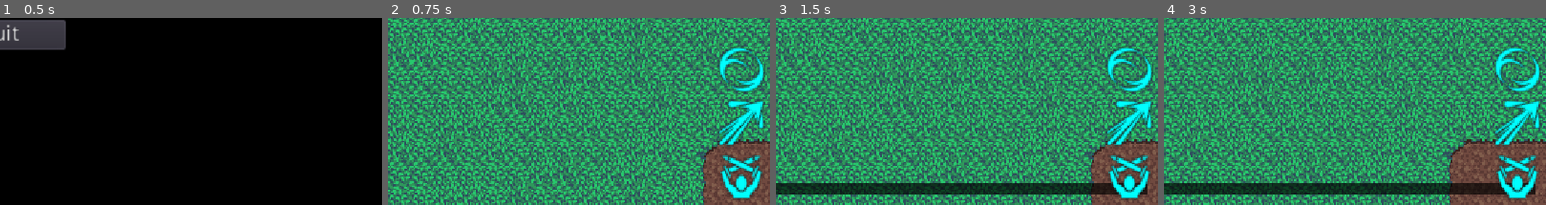
Above: before the commit, frames 1-4 (left to right).
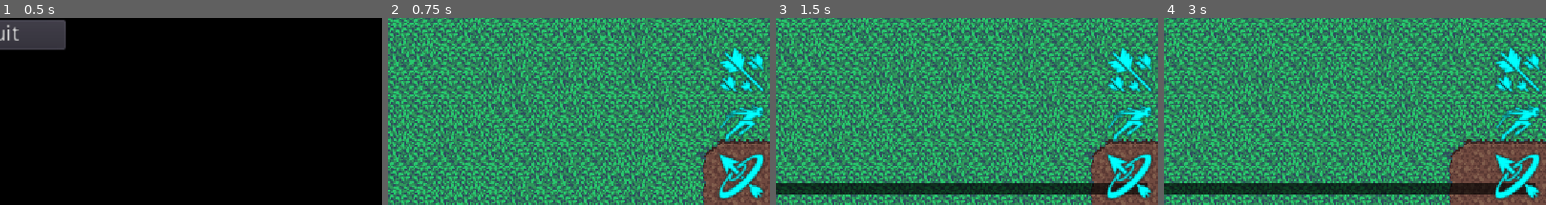
Above: after the commit, the same moments.

Repository: nisovin/Moonshot
Game: Godot game, scene res://bootstrap/Bootstrap.tscn
Same seed, same stepped clock (60 frames per second), same inputs: the game is played once before the commit and once after it.
Inputs (mouse positions are % of the whole screen's width and height, from its top left):
- Up to frame 1 (0.5 s): no input
- Up to frame 2 (0.75 s): click "Singleplayer" at 0.5 s
- Up to frame 3 (1.5 s): tap Enter at 1.25 s; move the mouse to (72, 37) at 1.27 s; press the mouse at (72, 37) at 1.28 s; hold D (right) from 1.28 s (still down)
- Up to frame 4 (3 s): right-click (72, 37) at 1.55 s; tap Space at 2 s; move the mouse to (30, 48) at 2.02 s; release D (right) at 2.03 s; release the mouse at (30, 48) at 2.03 s; hold S (down) 2.03-2.78 s; right-click (30, 48) at 2.1 s; click (30, 48) at 2.17 s; tap T (chat) at 2.3 s; tap Enter at 2.75 s; move the mouse to (60, 18) at 2.77 s; hold D (right) from 2.78 s (still down); hold T (chat) from 2.78 s (still down); click (60, 18) at 2.92 s
The pictures show only the part of the screen within x 50-100%, y 50-100%; the shares and areas given below are measured in that part.

Frame 1 is identical in both runs. In frame 2, 5.5% of the frame differs, in the area x 86-99%, y 15-98%; in frame 3, 5.5%; in frame 4, 5.6%.

Commit message:
Archer started

Diff:
--- a/src/MovementSmoother.gd
+++ b/src/MovementSmoother.gd
@@ -4,6 +4,7 @@
 export(float) var smooth_time = 0.1
 
 var enabled = false
+var paused = false
 var follow = null
 var discrep = Vector2.ZERO
 var w = 0
@@ -35,6 +36,7 @@
 		discrep = Vector2.ZERO
 
 func _process(delta):
+	if not enabled or paused: return
 	var target_pos = follow.global_position
 	var new_discrep = target_pos - global_position
 	if new_discrep.is_equal_approx(Vector2.ZERO):
--- a/src/enemies/Enemy.gd
+++ b/src/enemies/Enemy.gd
@@ -11,6 +11,7 @@
 onready var neighbors = $Neighbors
 onready var visual = $Visual
 onready var visual_anim = $Visual/AnimationPlayer
+onready var stun_particles = $Visual/StunParticles
 
 func load_data(data):
 	for field in SERIALIZE_FIELDS:
@@ -34,6 +35,10 @@
 	position = pos
 	velocity = vel
 	move_duration = dur
+	visual.paused = vel == Vector2.ZERO
+	if not dead:
+		stun_particles.emitting = vel == Vector2.ZERO
+		stun_particles.visible = stun_particles.emitting
 
 func hit(data):
 	if controller.hit(data):
@@ -45,13 +50,11 @@
 
 func apply_local_knockback(vel, dur):
 	if dead: return
-	velocity = vel
-	move_duration = dur
+	set_movement(vel, position, dur)
 
 func apply_local_stun(dur):
 	if dead: return
-	velocity = Vector2.ZERO
-	move_duration = dur
+	set_movement(Vector2.ZERO, position, dur)
 
 func _physics_process(delta):
 	if velocity == Vector2.ZERO: return
@@ -71,6 +74,8 @@
 remotesync func die():
 	dead = true
 	$CollisionShape2D.disabled = true
+	stun_particles.emitting = false
+	stun_particles.visible = false
 	visual_anim.play("die")
 	yield(get_tree().create_timer(2.1), "timeout")
 	delete()
--- a/src/enemies/Enemy.tscn
+++ b/src/enemies/Enemy.tscn
@@ -10,6 +10,19 @@
 
 [sub_resource type="RectangleShape2D" id=2]
 extents = Vector2( 50, 50 )
+
+[sub_resource type="ParticlesMaterial" id=7]
+emission_shape = 2
+emission_box_extents = Vector3( 5, 5, 1 )
+flag_disable_z = true
+direction = Vector3( 0, -1, 0 )
+spread = 0.0
+gravity = Vector3( 0, 0, 0 )
+initial_velocity = 20.0
+orbit_velocity = 0.0
+orbit_velocity_random = 0.0
+scale = 1.5
+color = Color( 0.752941, 0.152941, 0.152941, 1 )
 
 [sub_resource type="AtlasTexture" id=3]
 atlas = ExtResource( 2 )
@@ -87,6 +100,12 @@
 script = ExtResource( 3 )
 smooth_time = 0.25
 
+[node name="StunParticles" type="Particles2D" parent="Visual"]
+position = Vector2( 0.176773, -20.1525 )
+amount = 10
+lifetime = 0.5
+process_material = SubResource( 7 )
+
 [node name="AnimatedSprite" type="AnimatedSprite" parent="Visual"]
 position = Vector2( 0.420448, -14.1901 )
 frames = SubResource( 4 )
--- a/src/enemies/EnemyController.gd
+++ b/src/enemies/EnemyController.gd
@@ -7,7 +7,7 @@
 
 var target
 var target_time = 0
-var health = 10
+var health = 70
 var knockback_direction = 0
 var knockback_duration = 0
 var stun_duration = 0
--- a/src/gui/GameGUI.gd
+++ b/src/gui/GameGUI.gd
@@ -10,9 +10,10 @@
 func _ready():
 	scroll.get_v_scrollbar().modulate = Color.transparent
 	chat_line.modulate = Color.transparent
+	Game.connect("entered_level", self, "_on_entered_level")
+	$Abilities.hide()
 
 func open_chat():
-	print("open")
 	Game.lock_player_input = true
 	chatting = true
 	chat_tween.stop_all()
@@ -61,6 +62,16 @@
 	yield(get_tree(), "idle_frame")
 	owner.rpc("send_chat", new_text)
 
+func _on_entered_level():
+	if Game.player.class_id == Game.PlayerClass.ARCHER:
+		$Abilities/Attack2.texture_under = load("res://gui/archer_attack2.png")
+		$Abilities/Attack2.texture_progress = $Abilities/Attack2.texture_under
+		$Abilities/Movement.texture_under = load("res://gui/archer_movement.png")
+		$Abilities/Movement.texture_progress = $Abilities/Movement.texture_under
+		$Abilities/Ultimate.texture_under = load("res://gui/archer_ultimate.png")
+		$Abilities/Ultimate.texture_progress = $Abilities/Ultimate.texture_under
+	$Abilities.show()
+
 func _process(delta):
 	if Game.player != null:
 		var c = Game.player.player_class
--- a/src/gui/GameGUI.tscn
+++ b/src/gui/GameGUI.tscn
@@ -75,6 +75,7 @@
 margin_right = -3.0
 margin_bottom = 78.0
 rect_clip_content = true
+mouse_filter = 2
 script = ExtResource( 1 )
 __meta__ = {
 "_edit_use_anchors_": false
@@ -87,6 +88,7 @@
 margin_left = -35.0
 margin_right = -3.0
 margin_bottom = -3.0
+mouse_filter = 2
 alignment = 2
 __meta__ = {
 "_edit_use_anchors_": false
@@ -96,6 +98,7 @@
 margin_top = 181.0
 margin_right = 32.0
 margin_bottom = 213.0
+mouse_filter = 2
 max_value = 1.0
 step = 0.001
 texture_under = ExtResource( 4 )
@@ -107,6 +110,7 @@
 margin_top = 217.0
 margin_right = 32.0
 margin_bottom = 249.0
+mouse_filter = 2
 max_value = 1.0
 step = 0.001
 texture_under = ExtResource( 5 )
@@ -118,6 +122,7 @@
 margin_top = 253.0
 margin_right = 32.0
 margin_bottom = 285.0
+mouse_filter = 2
 max_value = 1.0
 step = 0.001
 texture_under = ExtResource( 6 )
--- a/src/gui/JoinGameMenu.tscn
+++ b/src/gui/JoinGameMenu.tscn
@@ -1,7 +1,6 @@
 [gd_scene load_steps=2 format=2]
 
 [ext_resource path="res://gui/JoinGameMenu.gd" type="Script" id=1]
-
 
 [node name="JoinGameMenu" type="Control"]
 anchor_right = 1.0
@@ -42,7 +41,6 @@
 margin_top = 52.0
 margin_right = 104.0
 margin_bottom = 72.0
-disabled = true
 text = "Join as Archer"
 
 [node name="Priest" type="Button" parent="CenterContainer/VBoxContainer"]
--- a/src/main/Game.gd
+++ b/src/main/Game.gd
@@ -1,6 +1,7 @@
 extends Node
 
 signal input_method_changed
+signal entered_level
 
 const PORT = 20514
 const MAX_PLAYERS = 20
@@ -16,7 +17,7 @@
 var mp_mode = MPMode.SOLO
 var using_controller = false
 var controller_index = 0
-var level
+var level = null
 var lock_player_input = false
 var auth_password = ""
 var player = null
@@ -90,7 +91,7 @@
 	get_tree().network_peer = peer
 	get_tree().refuse_new_network_connections = true
 
-	level.add_player_from_data({"class_id": Game.PlayerClass.WARRIOR, "id": get_tree().get_network_unique_id()})
+	level.add_player_from_data({"class_id": Game.PlayerClass.ARCHER, "id": get_tree().get_network_unique_id()})
 
 	level.start_server()
 
--- a/src/main/Level.gd
+++ b/src/main/Level.gd
@@ -5,6 +5,8 @@
 onready var daynight_anim = $DayNightCycle/AnimationPlayer
 onready var players_node = $Walls/Entities/Players
 onready var enemies_node = $Walls/Entities/Enemies
+onready var projectiles_node = $Walls/Entities/Projectiles
+onready var ground_effects_node = $Ground/GroundEffects
 
 func _ready():
 	daynight_anim.play("daynight")
--- a/src/main/Level.tscn
+++ b/src/main/Level.tscn
@@ -122,6 +122,8 @@
 format = 1
 tile_data = PoolIntArray( 0, 0, 0, 1, 0, 2, 2, 0, 0, 3, 0, 3, 4, 0, 2, 5, 0, 4, 6, 0, 2, 7, 0, 0, 8, 0, 4, 9, 0, 2, 10, …(13841 unchanged characters)…
 
+[node name="GroundEffects" type="Node2D" parent="Ground"]
+
 [node name="Walls" type="TileMap" parent="."]
 tile_set = ExtResource( 8 )
 cell_size = Vector2( 16, 16 )
--- a/src/main/Minimap.gd
+++ b/src/main/Minimap.gd
@@ -13,7 +13,7 @@
 	var center = rect_size / 2
 
 	# draw bg
-	draw_rect(Rect2(Vector2.ZERO, rect_size), Color(0, 0, 0, 0.5))
+	draw_rect(Rect2(Vector2.ZERO, rect_size), Color(0, 0, 0, 0.75))
 
 	# draw enemies
 	for e in get_tree().get_nodes_in_group("enemies"):
--- /dev/null
+++ b/src/player/ArcherClass.gd
@@ -0,0 +1,158 @@
+extends Node2D
+
+enum ArcherState { NORMAL, AIMING_ARROW, RELOADING, AIMING_VOLLEY, AIMING_ULTIMATE, EVADING }
+
+const CrescentArrow = preload("res://player/Arrow.tscn")
+
+const SERIALIZE_FIELDS = [ "state", "ultimate_duration" ]
+
+const SHOOT_AIM_TIME = 0.4
+const SHOOT_AIM_MIN = 0.3
+const SHOOT_ARROW_COUNT = 5
+const SHOOT_ARROW_SPREAD = deg2rad(35)
+const SHOOT_ARROW_SPEED = 200
+const SHOOT_CENTER_KNOCKBACK_STR = 300
+const SHOOT_SIDE_KNOCKBACK_STR = 150
+const SHOOT_KNOCKBACK_DUR = 0.1
+const SHOOT_CENTER_DAMAGE = 40
+const SHOOT_SIDE_DAMAGE = 10
+const SHOOT_COOLDOWN = 0.6
+
+const VOLLEY_COOLDOWN = 10
+
+const SHADOW_COOLDOWN = 10
+
+const ULTIMATE_COOLDOWN = 90
+
+var state = ArcherState.NORMAL
+
+var shoot_pressed = false
+var shoot_aim_time = 0
+var shoot_cd = 0
+
+var volley_position = Vector2.ZERO
+var volley_cd = 0
+
+onready var arrow_spawn = $ArrowSpawnPoint
+
+func get_data():
+	var data = {}
+	for field in SERIALIZE_FIELDS:
+		data[field] = get(field)
+	return data
+
+func load_data(data):
+	if Game.mp_mode == Game.MPMode.SERVER:
+		set_physics_process(false)
+	if data != null:
+		for field in SERIALIZE_FIELDS:
+			if field in data:
+				set(field, data[field])
+
+func is_moving():
+	return false
+
+remotesync func start_aim(pos):
+	owner.position = pos
+	owner.pause_movement()
+
+remotesync func stop_aim():
+	owner.resume_movement()
+
+func attack1_press():
+	shoot_pressed = true
+	if state != ArcherState.NORMAL: return
+	rpc("shoot_aim", owner.position)
+
+func attack1_release():
+	shoot_pressed = false
+	if state == ArcherState.AIMING_ARROW and shoot_aim_time >= SHOOT_AIM_MIN:
+		rpc("shoot_fire", owner.position, owner.get_action_direction(arrow_spawn))
+	else:
+		rpc("shoot_end")
+
+remotesync func shoot_aim(pos):
+	state = ArcherState.AIMING_ARROW
+	shoot_aim_time = 0
+	start_aim(pos)
+
+remotesync func shoot_fire(pos, dir):
+	owner.position = pos
+	if shoot_aim_time >= SHOOT_AIM_MIN:
+		shoot_cd = SHOOT_COOLDOWN
+		var vel = dir * SHOOT_ARROW_SPEED
+		vel = vel.rotated(-SHOOT_ARROW_SPREAD / 2)
+		for i in SHOOT_ARROW_COUNT:
+			var arrow = CrescentArrow.instance()
+			Game.level.projectiles_node.add_child(arrow)
+			arrow.init(arrow_spawn.global_position, vel, i != SHOOT_ARROW_COUNT / 2)
+			vel = vel.rotated(SHOOT_ARROW_SPREAD / (SHOOT_ARROW_COUNT - 1))
+			arrow.connect("hit", self, "shoot_hit")
+		if shoot_pressed:
+			state = ArcherState.RELOADING
+			return
+	state = ArcherState.NORMAL
+	shoot_end()
+
+func shoot_hit(enemy, vel, mini):
+	var dam = SHOOT_SIDE_DAMAGE if mini else SHOOT_CENTER_DAMAGE
+	var knockback = SHOOT_SIDE_KNOCKBACK_STR if mini else SHOOT_CENTER_KNOCKBACK_STR
+	enemy.hit({"damage": dam, "knockback": vel.normalized() * knockback, "knockback_dur": SHOOT_KNOCKBACK_DUR})
+
+remotesync func shoot_end():
+	state = ArcherState.NORMAL
+	stop_aim()
+
+func attack2_press():
+	if state != ArcherState.NORMAL: return
+	if volley_cd > 0: return
+	if Game.using_controller:
+		state = ArcherState.AIMING_VOLLEY
+		volley_position = owner.position + owner.get_action_direction() * 70
+		rpc("start_aim", owner.position)
+	else:
+		rpc("volley", get_global_mouse_position())
+
+func attack2_release():
+	if state == ArcherState.AIMING_VOLLEY:
+		rpc("volley", volley_position)
+
+remotesync func volley(pos):
+	owner.resume_movement()
+
+func movement_press():
+	pass
+
+func movement_release():
+	pass
+
+func ultimate_press():
+	pass
+
+func ultimate_release():
+	pass
+
+func _physics_process(delta):
+	if state == ArcherState.AIMING_ARROW and is_network_master():
+		shoot_aim_time += delta
+		print(shoot_aim_time)
+		if shoot_aim_time >= SHOOT_AIM_TIME:
+			rpc("shoot_fire", owner.position, owner.get_action_direction(arrow_spawn))
+			shoot_aim_time = 0
+	if state == ArcherState.RELOADING and shoot_pressed:
+		shoot_cd -= delta
+		print(shoot_cd)
+		if shoot_cd <= 0:
+			rpc("shoot_aim", owner.position)
+
+func get_attack1_cooldown():
+	return 0
+
+func get_attack2_cooldown():
+	return 0
+
+func get_movement_cooldown():
+	return 0
+
+func get_ultimate_cooldown():
+	return 0
--- /dev/null
+++ b/src/player/Arrow.gd
@@ -0,0 +1,28 @@
+extends Area2D
+
+signal hit
+
+var velocity = Vector2.ZERO
+var duration = 0
+var mini = false
+
+func init(pos, vel, m):
+	global_position = pos + vel * 0.1
+	velocity = vel
+	rotation = vel.angle()
+	mini = m
+	if mini:
+		$Sprite.scale = Vector2(0.5, 0.5)
+		modulate = Color(1, 1, 1, 0.75)
+		$CollisionShape2D.shape.radius = 4
+
+func _physics_process(delta):
+	position += velocity * delta
+	duration += delta
+	if duration > 2.5:
+		queue_free()
+
+func _on_Arrow_body_entered(body):
+	if body.is_in_group("enemies") and is_network_master():
+		emit_signal("hit", body, velocity, mini)
+	queue_free()
--- /dev/null
+++ b/src/player/Arrow.tscn
@@ -0,0 +1,44 @@
+[gd_scene load_steps=7 format=2]
+
+[ext_resource path="res://player/arrow.png" type="Texture" id=1]
+[ext_resource path="res://player/Arrow.gd" type="Script" id=2]
+
+[sub_resource type="CircleShape2D" id=2]
+radius = 6.38704
+
+[sub_resource type="Gradient" id=3]
+colors = PoolColorArray( 1, 1, 1, 1, 1, 1, 1, 0 )
+
+[sub_resource type="GradientTexture" id=4]
+gradient = SubResource( 3 )
+
+[sub_resource type="ParticlesMaterial" id=1]
+flag_disable_z = true
+direction = Vector3( -1, 0, 0 )
+spread = 30.0
+gravity = Vector3( 0, 0, 0 )
+initial_velocity = 2.0
+orbit_velocity = 0.0
+orbit_velocity_random = 0.0
+color_ramp = SubResource( 4 )
+
+[node name="Arrow" type="Area2D"]
+monitorable = false
+collision_layer = 0
+collision_mask = 4
+script = ExtResource( 2 )
+
+[node name="CollisionShape2D" type="CollisionShape2D" parent="."]
+position = Vector2( -4, 0 )
+shape = SubResource( 2 )
+
+[node name="Sprite" type="Sprite" parent="."]
+texture = ExtResource( 1 )
+offset = Vector2( -4, 0 )
+
+[node name="Particles2D" type="Particles2D" parent="."]
+amount = 20
+lifetime = 0.3
+local_coords = false
+process_material = SubResource( 1 )
+[connection signal="body_entered" from="." to="." method="_on_Arrow_body_entered"]
--- a/src/player/Player.gd
+++ b/src/player/Player.gd
@@ -34,6 +34,9 @@
 	if class_id == Game.PlayerClass.WARRIOR:
 		player_class = $WarriorClass
 		$ArcherClass.queue_free()
+	elif class_id == Game.PlayerClass.ARCHER:
+		player_class = $ArcherClass
+		$WarriorClass.queue_free()
 	player_class.load_data(data.class_data if data.has("class_data") else null)
 
 	if name == str(get_tree().get_network_unique_id()):
@@ -41,6 +44,7 @@
 		nameplate.visible = false
 		add_to_group("myself")
 		Game.player = self
+		Game.emit_signal("entered_level")
 	else:
 		$LocalController.queue_free()
 		$Camera2D.queue_free()
@@ -62,11 +66,10 @@
 		var before = position
 		var v = move_and_slide(move_dir * current_speed)
 		visual.move(position - before)
-		if state == PlayerState.NORMAL:
-			if v != Vector2.ZERO:
-				sprite.play("walk_" + facing)
-			else:
-				sprite.play("idle_" + facing)
+		if v != Vector2.ZERO:
+			sprite.play("walk_" + facing)
+		else:
+			sprite.play("idle_" + facing)
 
 func pause_movement():
 	state = PlayerState.ABILITY
@@ -97,6 +100,20 @@
 	if set_anim:
 		sprite.play("idle_" + facing)
 
+func get_action_direction(from_node = null):
+	if Game.using_controller:
+		var v = Vector2(Input.get_joy_axis(Game.controller_index, JOY_AXIS_0), Input.get_joy_axis(Game.controller_index, JOY_AXIS_1))
+		if v.length() > 0.5:
+			return v.normalized()
+		elif facing_dir != Vector2.ZERO:
+			return facing_dir
+		else:
+			return Vector2.UP
+	elif from_node != null:
+		return from_node.get_local_mouse_position().normalized()
+	else:
+		return get_local_mouse_position().normalized()
+
 puppet func update_position(pos):
 	if Game.mp_mode == Game.MPMode.SERVER:
 		position = pos
--- a/src/player/Player.tscn
+++ b/src/player/Player.tscn
@@ -6,6 +6,7 @@
 [ext_resource path="res://player/playersheet.png" type="Texture" id=4]
 [ext_resource path="res://MovementSmoother.gd" type="Script" id=5]
 [ext_resource path="res://gui/alphbeta.ttf" type="DynamicFontData" id=6]
+[ext_resource path="res://player/ArcherClass.gd" type="Script" id=7]
 
 [sub_resource type="CircleShape2D" id=1]
 radius = 8.15757
@@ -214,6 +215,10 @@
 [node name="UltimateTween" type="Tween" parent="WarriorClass"]
 
 [node name="ArcherClass" type="Node2D" parent="."]
+script = ExtResource( 7 )
+
+[node name="ArrowSpawnPoint" type="Position2D" parent="ArcherClass"]
+position = Vector2( -0.0662155, -10.0649 )
 
 [node name="Visual" type="Node2D" parent="."]
 script = ExtResource( 5 )
--- /dev/null
+++ b/src/player/PriestClass.gd
@@ -0,0 +1,60 @@
+extends Node2D
+
+enum PriestState { NORMAL }
+
+const SERIALIZE_FIELDS = [ "state", "ultimate_duration" ]
+
+var state = PriestState.NORMAL
+
+func get_data():
+	var data = {}
+	for field in SERIALIZE_FIELDS:
+		data[field] = get(field)
+	return data
+
+func load_data(data):
+	if Game.mp_mode == Game.MPMode.SERVER:
+		set_physics_process(false)
+	if data != null:
+		for field in SERIALIZE_FIELDS:
+			if field in data:
+				set(field, data[field])
+
+func is_moving():
+	return false
+
+func attack1_press():
+	pass
+
+func attack1_release():
+	pass
+
+func attack2_press():
+	pass
+
+func attack2_release():
+	pass
+
+func movement_press():
+	pass
+
+func movement_release():
+	pass
+
+func ultimate_press():
+	pass
+
+func ultimate_release():
+	pass
+
+func get_attack1_cooldown():
+	return 0
+
+func get_attack2_cooldown():
+	return 0
+
+func get_movement_cooldown():
+	return 0
+
+func get_ultimate_cooldown():
+	return 0
--- a/src/player/WarriorClass.gd
+++ b/src/player/WarriorClass.gd
@@ -8,14 +8,14 @@
 const ATTACK_SWING_ANGLE = PI * 0.8
 const ATTACK_DOT_ARC = cos(ATTACK_SWING_ANGLE / 2)
 const ATTACK_MOVE_SPEED = 25
-const ATTACK_DAMAGE = 2
+const ATTACK_DAMAGE = 10
 const ATTACK_KNOCKBACK_STR = 300
 const ATTACK_KNOCKBACK_DUR = 0.1
 const ATTACK_STUN_DUR = 0.5
-const ATTACK_COOLDOWN = 0.25
-
-const AOE_DAMAGE_CLOSE = 8
-const AOE_DAMAGE_FAR = 3
+const ATTACK_COOLDOWN = 0.5
+
+const AOE_DAMAGE_CLOSE = 40
+const AOE_DAMAGE_FAR = 15
 const AOE_CLOSE_RADIUS = 40
 const AOE_STUN_DUR = 1.5
 const AOE_COOLDOWN = 10.0
@@ -25,19 +25,20 @@
 const RUSH_CHARGE_TIME = 300
 const RUSH_SPEED = 800
 const RUSH_MAX_TIME = 750
-const RUSH_DAMAGE = 1
+const RUSH_DAMAGE = 2
 const RUSH_KNOCKBACK_STR = 300
 const RUSH_KNOCKBACK_DUR = 0.1
 const RUSH_STUN_DUR = 0.3
 const RUSH_COOLDOWN = 5.0
 
-const ULTIMATE_ATTACK_MULT = 2
-const ULTIMATE_DEFENSE_MULT = 0.5
-const ULTIMATE_DURATION = 10
+const ULTIMATE_ATTACK_MULT = 3
+const ULTIMATE_DEFENSE_MULT = 0.2
+const ULTIMATE_DURATION = 15
 const ULTIMATE_COOLDOWN = 90.0
 
 var state = WarriorState.NORMAL
 
+var attack_pressed = false
 var attack_swing_dir = 1
 var attack_move_dir = Vector2.ZERO
 var attack_cd = 0
@@ -91,14 +92,15 @@
 	if state != WarriorState.NORMAL: return
 	if attack_cd > 0: return
 	attack_cd = ATTACK_COOLDOWN
-	rpc("attack1", owner.position, get_action_direction())
+	attack_pressed = true
+	rpc("attack1", owner.position, owner.get_action_direction())
 
 func attack1_release():
-	pass
+	attack_pressed = false
 
 remotesync func attack1(pos, dir):
 	owner.position = pos
-	attack_move_dir = dir.normalized()
+	attack_move_dir = dir
 	owner.set_facing(attack_move_dir)
 	var start_angle = 0
 	var end_angle = 0
@@ -168,28 +170,7 @@
 		else:
 			enemy.apply_local_stun(AOE_STUN_DUR)
 
-# ULTIMATE
-
-func ultimate_press():
-	if state != WarriorState.NORMAL: return
-	if ultimate_cd > 0: return
-	ultimate_cd = ULTIMATE_COOLDOWN
-	rpc("ultimate")
-
-func ultimate_release():
-	pass
-
-remotesync func ultimate():
-	ultimate_duration = ULTIMATE_DURATION
-	ultimate_tween.interpolate_property(owner.visual, "scale", Vector2.ONE, Vector2(1.4, 1.4), 0.5)
-	ultimate_tween.interpolate_property(owner.sprite, "modulate", Color.white, Color(0.6, 0.9, 1), 0.5)
-	ultimate_tween.start()
-
-remotesync func end_ultimate():
-	ultimate_duration = 0
-	ultimate_tween.interpolate_property(owner.visual, "scale", Vector2(1.4, 1.4), Vector2.ONE, 0.5)
-	ultimate_tween.interpolate_property(owner.sprite, "modulate", Color(0.6, 0.9, 1), Color.white, 0.5)
-	ultimate_tween.start()
+# CHARGE
 
 func movement_press():
 	if state != WarriorState.NORMAL: return
@@ -214,7 +195,7 @@
 
 func update_rush_arrow():
 	rush_arrow.scale.x = get_rush_distance() / RUSH_MIN_DISTANCE
-	var v = get_action_direction()
+	var v = owner.get_action_direction()
 	if v != Vector2.ZERO:
 		rush_arrow.rotation = v.angle()
 		owner.set_facing(v, true)
@@ -256,12 +237,39 @@
 			enemy.apply_local_knockback(knockback, RUSH_KNOCKBACK_DUR)
 
 
+# ULTIMATE
+
+func ultimate_press():
+	if state != WarriorState.NORMAL: return
+	if ultimate_cd > 0: return
+	ultimate_cd = ULTIMATE_COOLDOWN
+	rpc("ultimate")
+
+func ultimate_release():
+	pass
+
+remotesync func ultimate():
+	ultimate_duration = ULTIMATE_DURATION
+	ultimate_tween.interpolate_property(owner.visual, "scale", Vector2.ONE, Vector2(1.4, 1.4), 0.5)
+	ultimate_tween.interpolate_property(owner.sprite, "modulate", Color.white, Color(0.6, 0.9, 1), 0.5)
+	ultimate_tween.start()
+
+remotesync func end_ultimate():
+	ultimate_duration = 0
+	ultimate_tween.interpolate_property(owner.visual, "scale", Vector2(1.4, 1.4), Vector2.ONE, 0.5)
+	ultimate_tween.interpolate_property(owner.sprite, "modulate", Color(0.6, 0.9, 1), Color.white, 0.5)
+	ultimate_tween.start()
+
+
 func _process(delta):
 	if state == WarriorState.AIMING_RUSH:
 		update_rush_arrow()
 
 func _physics_process(delta):
-	if attack_cd > 0: attack_cd -= delta
+	if attack_cd > 0:
+		attack_cd -= delta
+		if attack_cd <= 0 and attack_pressed and state == WarriorState.NORMAL:
+			attack1_press()
 	if aoe_cd > 0: aoe_cd -= delta
 	if rush_cd > 0: rush_cd -= delta
 	if ultimate_cd > 0: ultimate_cd -= delta
@@ -270,7 +278,6 @@
 		if ultimate_duration < 0 and is_network_master():
 			rpc("end_ultimate")
 	if state == WarriorState.RUSHING:
-		print("rushing!")
 		var col = owner.move_and_collide(rush_direction * RUSH_SPEED * delta)
 		if is_network_master():
 			if col or OS.get_ticks_msec() > rush_start_time + RUSH_MAX_TIME or owner.position.distance_squared_to(rush_start_position) > rush_max_distance * rush_max_distance:
@@ -279,21 +286,9 @@
 		owner.move_and_collide(attack_move_dir * ATTACK_MOVE_SPEED * delta)
 	else:
 		if owner.is_network_master():
-			var v = get_action_direction()
+			var v = owner.get_action_direction()
 			if v != Vector2.ZERO:
 				attack1area.rotation = v.angle()
-
-func get_action_direction():
-	if Game.using_controller:
-		var v = Vector2(Input.get_joy_axis(Game.controller_index, JOY_AXIS_0), Input.get_joy_axis(Game.controller_index, JOY_AXIS_1))
-		if v.length() > 0.5:
-			return v
-		elif owner.facing_dir != Vector2.ZERO:
-			return owner.facing_dir
-		else:
-			return Vector2.UP
-	else:
-		return owner.get_local_mouse_position()
 
 func get_attack1_cooldown():
 	if attack_cd <= 0: return 0
Not shown: 1 places in src/enemies/Enemy.tscn that only renumber resources
Binary file added: src/gui/archer_attack2.png
Not shown, added: src/gui/archer_attack2.png.import
Binary file added: src/gui/archer_movement.png
Not shown, added: src/gui/archer_movement.png.import
Binary file added: src/gui/archer_ultimate.png
Not shown, added: src/gui/archer_ultimate.png.import
Not shown: 1 places in src/player/Player.tscn that only renumber resources
Binary file added: src/player/arrow.png
Not shown, added: src/player/arrow.png.import
Not shown, added: aseprite/arrow.aseprite
Not shown, added: aseprite/arrow.png
